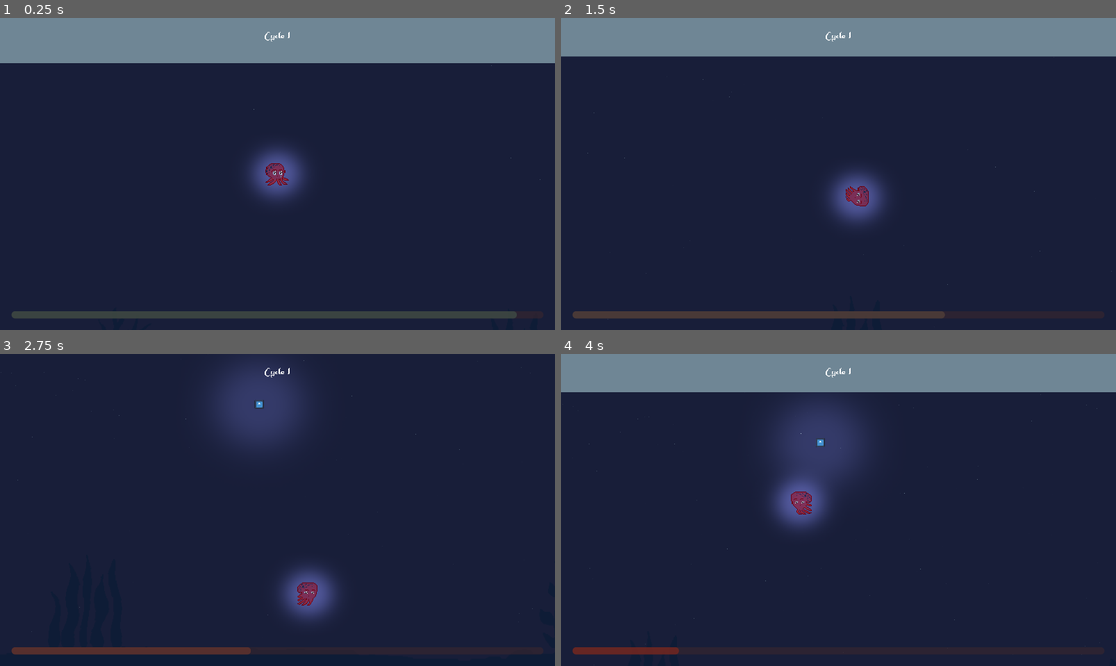
Above: before the commit, frames 1-4 (two rows, left to right).
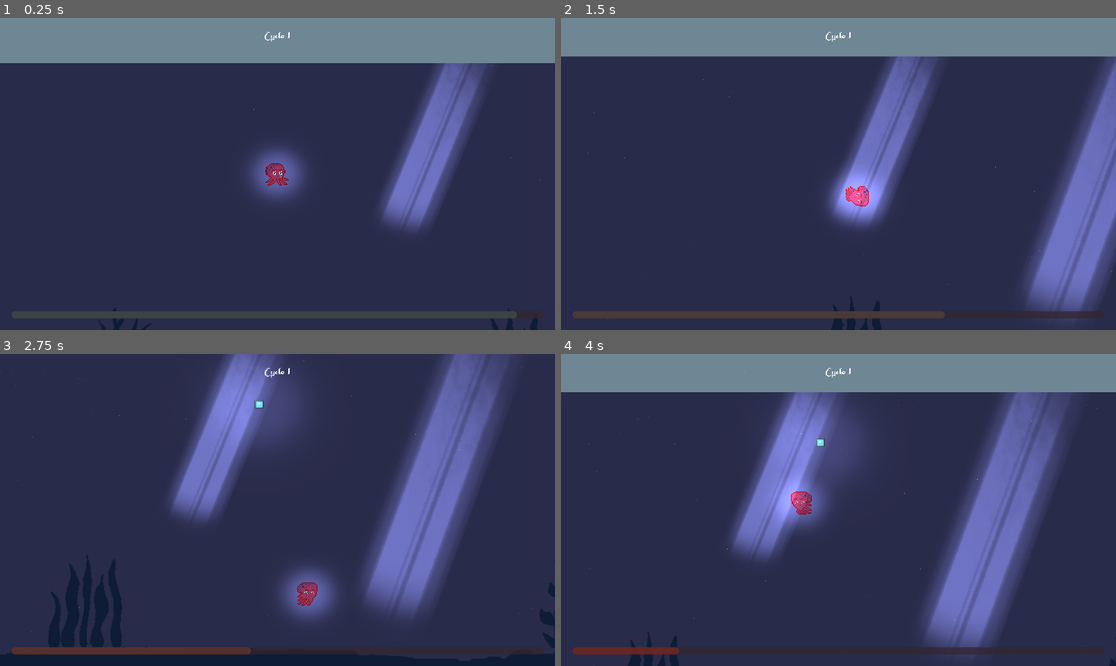
Above: after the commit, the same moments.

Repository: alfroids/tidal-storm
Game: Godot game, scene res://scenes/levels/main.tscn
Two runs of this game, one before a commit and one after it. Both use one fixed random seed, a clock stepped at 60 frames per second and the inputs below. The engine's default icon, where the game draws it, is replaced by a stand-in: a white triangle on a blue panel in a dark square.
Inputs:
- Up to frame 1 (0.25 s): no input
- Up to frame 2 (1.5 s): hold D (move_right) 0.53-1.28 s; tap Space (dash) at 0.6, 1.35 s; hold S (move_down) from 1.28 s (still down)
- Up to frame 3 (2.75 s): release S (move_down) at 2.03 s; hold D (move_right) from 2.03 s (still down); tap Space (dash) at 2.1 s
- Up to frame 4 (4 s): release D (move_right) at 2.78 s; hold W (move_up) 2.78-3.53 s; tap Space (dash) at 2.85, 3.6 s; hold A (move_left) from 3.53 s (still down)

The runs differ from the first frame. In frame 1, 6.4% of the frame differs, in the area x 45-98%, y 14-71%; in frame 2, 15%; in frame 3, 20%, in the area x 0-96%, y 0-90%; in frame 4, 20%.

Commit message:
Fix light number cap problem

Diff:
--- a/scenes/levels/main.tscn
+++ b/scenes/levels/main.tscn
@@ -95,7 +95,6 @@
 spawn_area = Rect2(-1600, 100, 3200, 800)
 
 [node name="LightManager" parent="." instance=ExtResource("6_rn8rj")]
-visible = false
 position = Vector2(-1920, 0)
 
 [node name="CanvasCycles" parent="." instance=ExtResource("8_jit2o")]
--- a/scenes/management/light_manager.gd
+++ b/scenes/management/light_manager.gd
@@ -1,22 +1,38 @@
 extends Node
 
-@export var _orb_manager: Node2D
 @export var _sunlight: DirectionalLight2D
+@export var light_scene : PackedScene
+@export var num_lights : int = 3
 
-#@export var _anim: AnimationPlayer
-#
+var lights : Array = []
+var square_size : Vector2 = Vector2(3700, 900)
+
 func _ready() -> void:
-	CycleManager.cycle_started.connect(_orbs_visibility) # aqui eu pego o sinal emitido pelo autoload?
+	CycleManager.cycle_started.connect(_orbs_visibility)
 
 func _orbs_visibility(phase: CycleManager.PHASE) -> void:
 		if phase == CycleManager.PHASE.CALM:
-			_orb_manager.visible = false
+			delete_lights()
 
 			var tween = get_tree().create_tween()
 			tween.tween_property(_sunlight, "energy", 0.5, 1)
 
 		elif phase == CycleManager.PHASE.STORM:
-			_orb_manager.visible = true
+			spawn_random_lights()
 
 			var tween = get_tree().create_tween()
 			tween.tween_property(_sunlight, "energy", 0.15, 1)
+
+func spawn_random_lights():
+	for i in range(num_lights):
+		var light_instance = light_scene.instantiate()
+		var random_x = randf() * square_size.x
+		var random_y = randf() * square_size.y
+		light_instance.position = Vector2(random_x, random_y)
+		add_child(light_instance)
+		lights.append(light_instance)
+
+func delete_lights():
+	for light in lights:
+		light.queue_free()
+	lights.clear()
--- a/scenes/management/light_manager.tscn
+++ b/scenes/management/light_manager.tscn
@@ -4,51 +4,15 @@
 [ext_resource type="Script" path="res://scenes/management/light_manager.gd" id="1_t3y2m"]
 [ext_resource type="PackedScene" uid="uid://ctm7xj5py6p0j" path="res://scenes/vfx/lights/god_ray.tscn" id="3_1vo4u"]
 
-[node name="LightManager" type="Node2D" node_paths=PackedStringArray("_orb_manager", "_sunlight")]
+[node name="LightManager" type="Node2D" node_paths=PackedStringArray("_sunlight")]
 script = ExtResource("1_t3y2m")
-_orb_manager = NodePath("OrbsManager")
 _sunlight = NodePath("SunLight")
+light_scene = ExtResource("1_fa6ml")
 
 [node name="SunLight" type="DirectionalLight2D" parent="."]
 rotation = 0.436332
 color = Color(0.745098, 0.607843, 0.439216, 0.776471)
 energy = 0.5
-
-[node name="OrbsManager" type="Node2D" parent="."]
-visible = false
-
-[node name="LightOrb" parent="OrbsManager" instance=ExtResource("1_fa6ml")]
-position = Vector2(1730, 701)
-
-[node name="LightOrb2" parent="OrbsManager" instance=ExtResource("1_fa6ml")]
-position = Vector2(1193, 328)
-
-[node name="LightOrb3" parent="OrbsManager" instance=ExtResource("1_fa6ml")]
-position = Vector2(415, 297)
-
-[node name="LightOrb4" parent="OrbsManager" instance=ExtResource("1_fa6ml")]
-position = Vector2(790, 495)
-
-[node name="LightOrb5" parent="OrbsManager" instance=ExtResource("1_fa6ml")]
-position = Vector2(1745, 281)
-
-[node name="LightOrb6" parent="OrbsManager" instance=ExtResource("1_fa6ml")]
-position = Vector2(2185, 541)
-
-[node name="LightOrb7" parent="OrbsManager" instance=ExtResource("1_fa6ml")]
-position = Vector2(2589, 185)
-
-[node name="LightOrb8" parent="OrbsManager" instance=ExtResource("1_fa6ml")]
-position = Vector2(2881, 629)
-
-[node name="LightOrb9" parent="OrbsManager" instance=ExtResource("1_fa6ml")]
-position = Vector2(3417, 433)
-
-[node name="LightOrb10" parent="OrbsManager" instance=ExtResource("1_fa6ml")]
-position = Vector2(3105, 273)
-
-[node name="LightOrb11" parent="OrbsManager" instance=ExtResource("1_fa6ml")]
-position = Vector2(361, 601)
 
 [node name="GodRayManager" type="Node2D" parent="."]
 
--- a/scenes/vfx/lights/light_orb.gd
+++ /dev/null
@@ -1,15 +0,0 @@
-extends Node2D
-
-@export var _orb_light: PointLight2D
-
-func _ready() -> void:
-	CycleManager.cycle_started.connect(_orb_energy_change) # aqui eu pego o sinal emitido pelo autoload?
-
-func _orb_energy_change(phase: CycleManager.PHASE) -> void:
-	if phase == CycleManager.PHASE.CALM:
-		var tween = get_tree().create_tween()
-		tween.tween_property(_orb_light, "energy", 0, 2)
-
-	elif phase == CycleManager.PHASE.STORM:
-		var tween = get_tree().create_tween()
-		tween.tween_property(_orb_light, "energy", 1, 2)
--- a/scenes/vfx/lights/light_orb.tscn
+++ b/scenes/vfx/lights/light_orb.tscn
@@ -1,12 +1,9 @@
-[gd_scene load_steps=4 format=3 uid="uid://wqflljuyalmk"]
+[gd_scene load_steps=3 format=3 uid="uid://wqflljuyalmk"]
 
 [ext_resource type="Texture2D" uid="uid://ccw35qdnnya40" path="res://assets/sprites/light_orb.png" id="1_keutm"]
-[ext_resource type="Script" path="res://scenes/vfx/lights/light_orb.gd" id="1_yjrel"]
 [ext_resource type="Texture2D" uid="uid://b2dlu7xcusveu" path="res://assets/lights/hud lantern light.png" id="2_cy1qu"]
 
-[node name="LightOrb" type="Node2D" node_paths=PackedStringArray("_orb_light")]
-script = ExtResource("1_yjrel")
-_orb_light = NodePath("PointLight2D")
+[node name="LightOrb" type="Node2D"]
 
 [node name="Sprite2D" type="Sprite2D" parent="."]
 texture = ExtResource("1_keutm")
